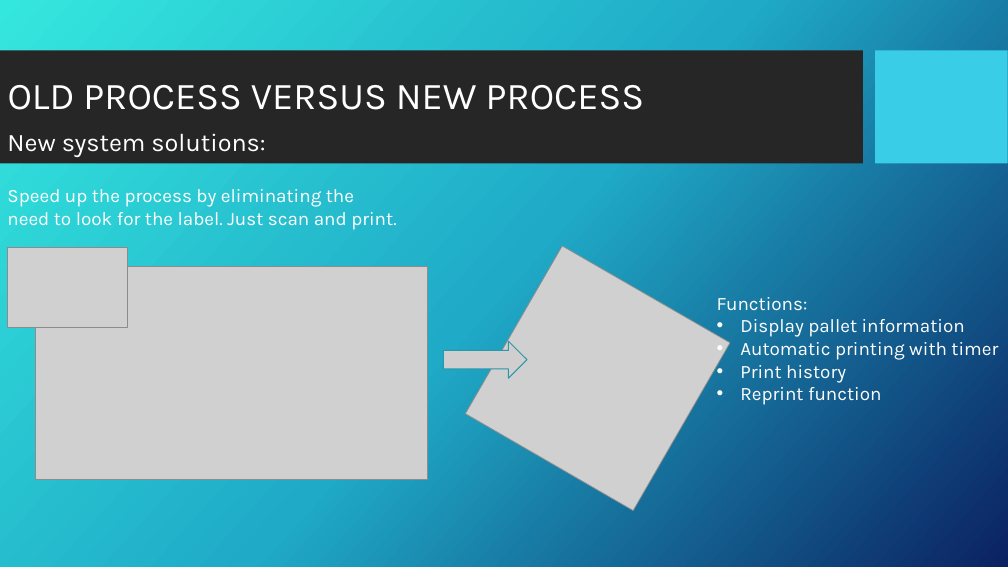
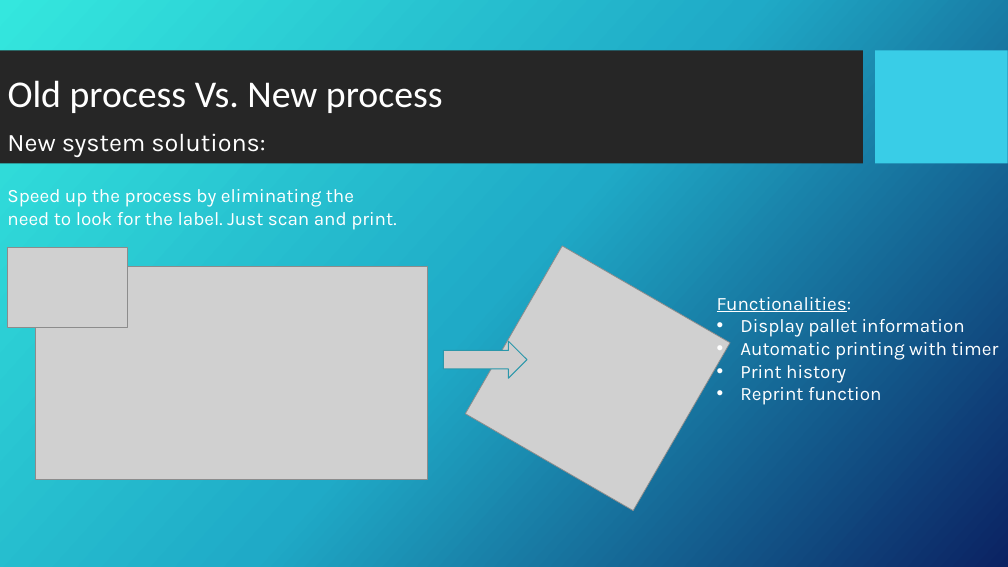
Before and after one commit to DangerX7/PalletScanAndPrint, a slide deck: slide 4 of Pallet Scan and Print Project Presentation.pptx (slide 3 before the commit). Drawn at 1008x567 pixels with LibreOffice and Linux fonts; fonts in the diff are those of the drawing; grey boxes stand for pictures; background and template pictures are left out. Boxes give left, top, right and bottom in pixels: in the first picture for what was removed or moved away, otherwise in the second. Text is boxed around its words. In the diff, an @@ line names an element or a change of style, - is before the commit and + after.

```diff
--- a/Pallet Scan and Print Project Presentation.pptx
+++ b/Pallet Scan and Print Project Presentation.pptx
@@ title at <box>8,80,443,113</box>: text changed; font Karla to Calibri @@
-OLD PROCESS VERSUS NEW PROCESS
+Old process Vs. New process
@@ text at <box>717,297,852,312</box>: text changed @@
-Functions:
+Functionalities:
```
Also in this commit, not shown: 6 other slides changed, 2 slides added.
